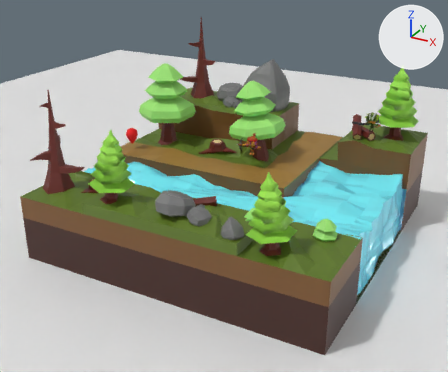
Renders of the Blender file btd6animation.blend from each side of a commit.
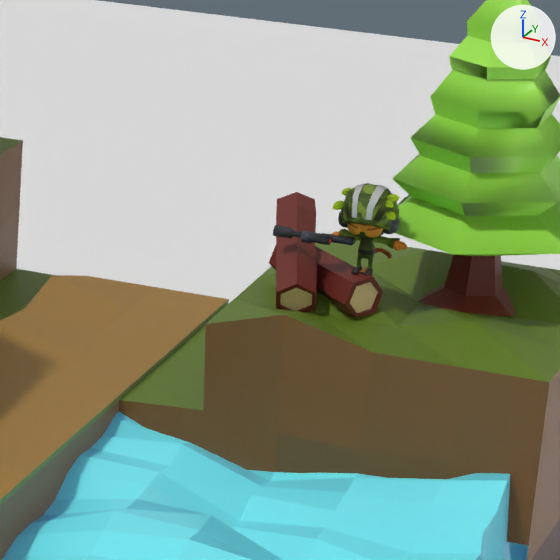
The first picture shows the older version from a camera (50 mm lens) standing at (12.4, -24.1, 14.1) and looking at (-0.2, -1.1, 2.7). The close-ups show the older and then the newer version on the part from 66% to 92% of the width and 20% to 52% of the height of that picture. Only the edits that show in the close-ups are written down. The lights are fixed; the arrows at upper right show +X, +Y and +Z.

The first close-up shows 'FlatSkin_SniperMonkey_401-SniperMonkey', 'Plane', 'Terrain', 'Tree', 'Water', 'tree log', 'tree log.001' and 1 more.
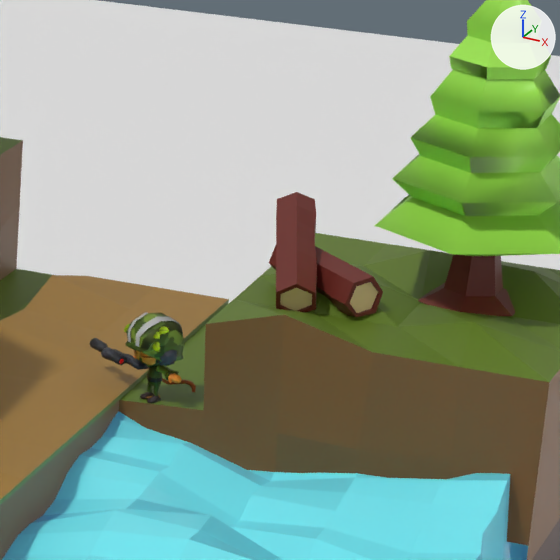
ob_dartblink is not drawn itself; it is the parent of ob_monkeyeyelidsgeo.

The change, as a diff of the scene's bpy script:
```diff
--- a/btd6animation.blend.py
+++ b/btd6animation.blend.py
@@ ob_flatskin_snipermonkey_401_snipermonkey @@
 ob_flatskin_snipermonkey_401_snipermonkey = bpy.data.objects.new('FlatSkin_SniperMonkey_401-SniperMonkey', me_flatskin_snipermonkey_401_snipermonkey)
-ob_flatskin_snipermonkey_401_snipermonkey.location = (4.8, 4.57, 4.45)
-ob_flatskin_snipermonkey_401_snipermonkey.rotation_euler = (1.571, 0.0, 0.0)  # degrees (90, 0, 0)
+ob_flatskin_snipermonkey_401_snipermonkey.location = (2.93, 3.68, 3.01)
+ob_flatskin_snipermonkey_401_snipermonkey.rotation_euler = (1.571, 0.0, -0.604)  # degrees (90, 0, -35)
 ob_flatskin_snipermonkey_401_snipermonkey.scale = (0.0376, 0.0376, 0.0376)
@@ ob_dartblink @@
 ob_dartblink = bpy.data.objects.new('DartBlink', None)
-ob_dartblink.location = (4.795, 4.553, 4.445)
-ob_dartblink.rotation_euler = (1.571, 0.0, 0.0)  # degrees (90, 0, 0)
+ob_dartblink.location = (2.921, 3.664, 3.004)
+ob_dartblink.rotation_euler = (1.571, 0.0, -0.604)  # degrees (90, 0, -35)
 ob_dartblink.scale = (0.0376, 0.0376, 0.0376)
```

Location of each change, [x1, y1, x2, y2] in pixels of the close-ups (560 x 560 px):
'FlatSkin_SniperMonkey_401-SniperMonkey', moved, turned: before [273, 183, 407, 276]; after [90, 313, 196, 403]
'MonkeyEyelidsGeo', moved, turned: before [347, 223, 383, 237]; after [134, 350, 156, 365]
